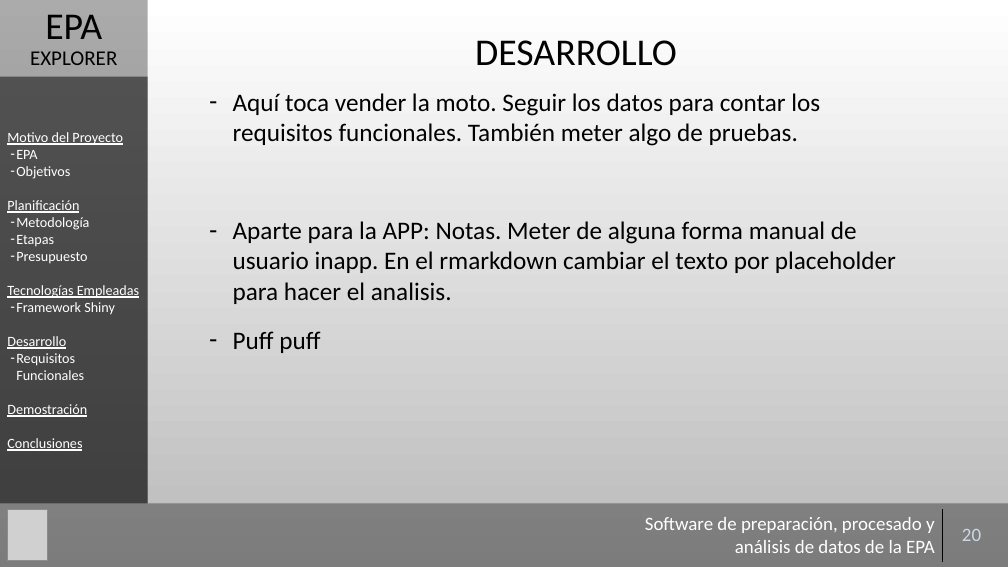
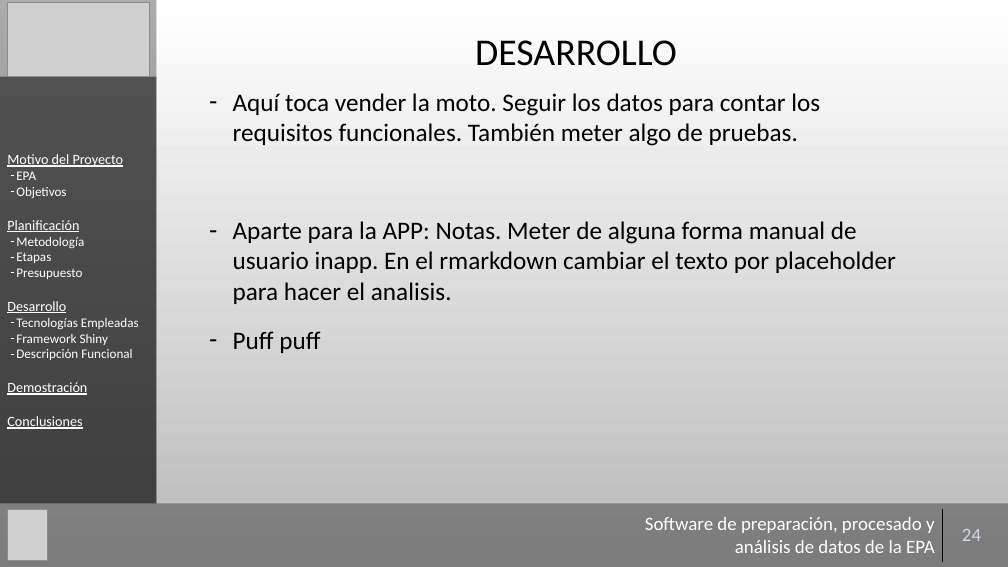
Before and after one commit to Gaulent/epa_explorer, a slide deck: slide 24 of mem/presentacion.pptx (slide 20 before the commit). Drawn at 1008x567 pixels with LibreOffice and Linux fonts; fonts in the diff are those of the drawing; grey boxes stand for pictures; background and template pictures are left out. Boxes give left, top, right and bottom in pixels: in the first picture for what was removed or moved away, otherwise in the second. Text is boxed around its words. In the diff, an @@ line names an element or a change of style, - is before the commit and + after.

```diff
--- a/mem/presentacion.pptx
+++ b/mem/presentacion.pptx
@@ rectangle: place and size @@
-rectangle at box(0, 0, 147, 504)
+rectangle at box(0, 0, 157, 504)
@@ picture added at box(8, 2, 149, 76) @@
@@ text removed at box(30, 15, 117, 65) @@
-EPA
-EXPLORER
@@ rectangle "Motivo del Proyecto": place and size @@
-rectangle "Motivo del Proyecto" at box(0, 76, 147, 503)
+rectangle "Motivo del Proyecto" at box(0, 76, 157, 503)
@@ text in rectangle at box(16, 171, 139, 345): size 13.5 to 12.5 pt in "EPA", "Objetivos", "Metodología", "Etapas" and 3 more places; underline off in "Tecnologías Empleadas"; bullet none to - @@
@@ text in rectangle at box(7, 301, 66, 313): paragraph added @@
+Desarrollo
@@ text in rectangle at box(16, 349, 132, 360): text changed; size 13.5 to 12.5 pt @@
-Desarrollo
-– Requisitos Funcionales
+– Descripción Funcional
@@ table at box(634, 509, 1001, 562) @@
-row 1, column 2: 20
+row 1, column 2: 24
```
Also in this commit, not shown: 27 other slides changed, 1 slide removed, 1 other file.
